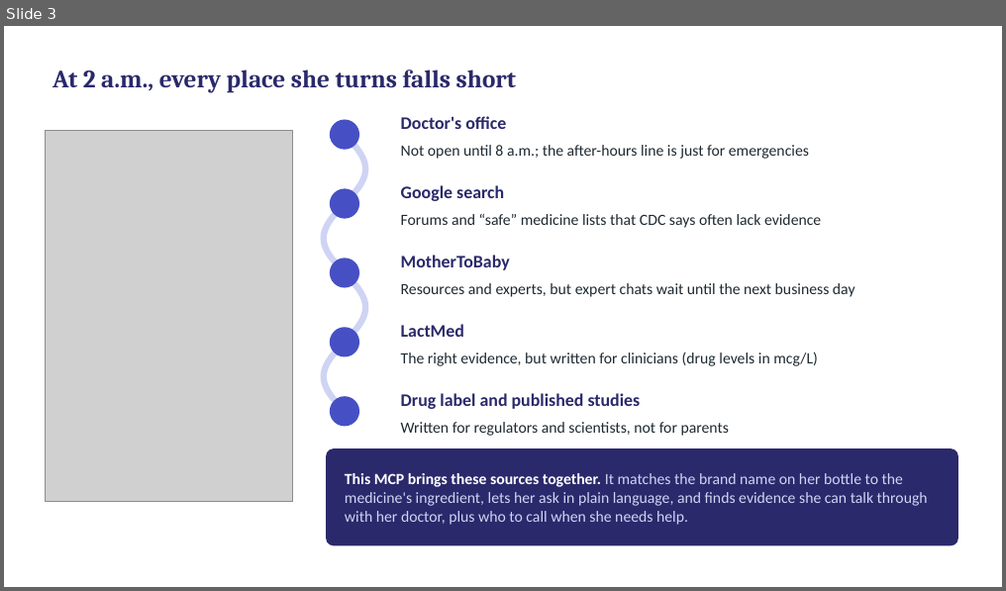
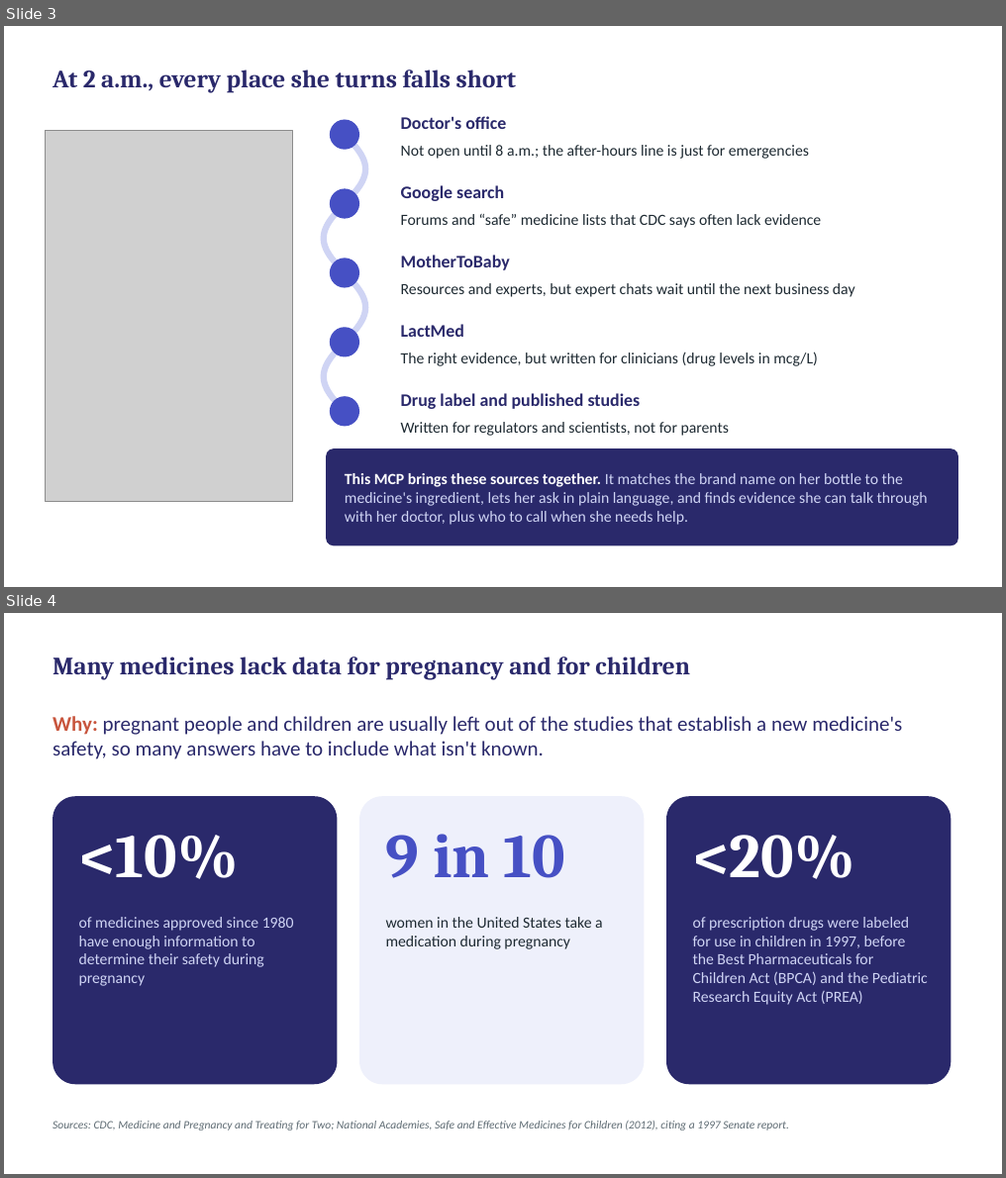
Before and after one commit to gpiat333/Parent-Child-Pharmacology-MCP, a slide deck: presentation/Parent-child Pharmacology MCP — Demo slides.pptx. Shown one above the other, each under a label of ours: slide 3 before the commit, slides 3 and 4 after it. The pictures are 1006x591 and 1006x1178 pixels, drawn with LibreOffice and Linux fonts; fonts in the diff are those of the drawing; grey boxes stand for pictures. Boxes give left, top, right and bottom in pixels: in the first picture for what was removed or moved away, otherwise in the second. Text is boxed around its words. In the diff, an @@ line names an element or a change of style, - is before the commit and + after.

```diff
--- a/presentation/Parent-child Pharmacology MCP — Demo slides.pptx
+++ b/presentation/Parent-child Pharmacology MCP — Demo slides.pptx
@@ slide 4 added at (4,613,1002,1174), background #FFFFFF @@
@@ text added at (53,657,690,680), 24 pt, text #2A296B, bold @@
+Many medicines lack data for pregnancy and for children
@@ text added at (53,716,902,760), 20 pt, text #2A296B @@
+Why: pregnant people and children are usually left out of the studies that establish a new medicine's safety, so many answers have to include what isn't known.
@@ rounded rectangle added at (53,796,338,1084), fill #2A296B @@
@@ rounded rectangle added at (359,796,645,1084), fill #EEF0FB @@
@@ rounded rectangle added at (666,796,951,1084), fill #2A296B @@
@@ text added at (79,835,239,879), 60 pt, text #FFFFFF, bold @@
+<10%
@@ text added at (386,834,564,878), 60 pt, text #4650C4, bold @@
+9 in 10
@@ text added at (693,835,855,879), 60 pt, text #FFFFFF, bold @@
+<20%
@@ text added at (79,917,294,986), 15 pt, text #CFD4F4 @@
+of medicines approved since 1980 have enough information to determine their safety during pregnancy
@@ text added at (386,917,603,950), 15 pt, text #1E2A32 @@
+women in the United States take a medication during pregnancy
@@ text added at (693,917,928,1005), 15 pt, text #CFD4F4 @@
+of prescription drugs were labeled for use in children in 1997, before the Best Pharmaceuticals for Children Act (BPCA) and the Pediatric Research Equity Act (PREA)
@@ text added at (53,1121,789,1131), 11 pt, text #5E6B73, italic @@
+Sources: CDC, Medicine and Pregnancy and Treating for Two; National Academies, Safe and Effective Medicines for Children (2012), citing a 1997 Senate report.
```
Also in this commit, not shown: 3 other slides added, 2 other files.
